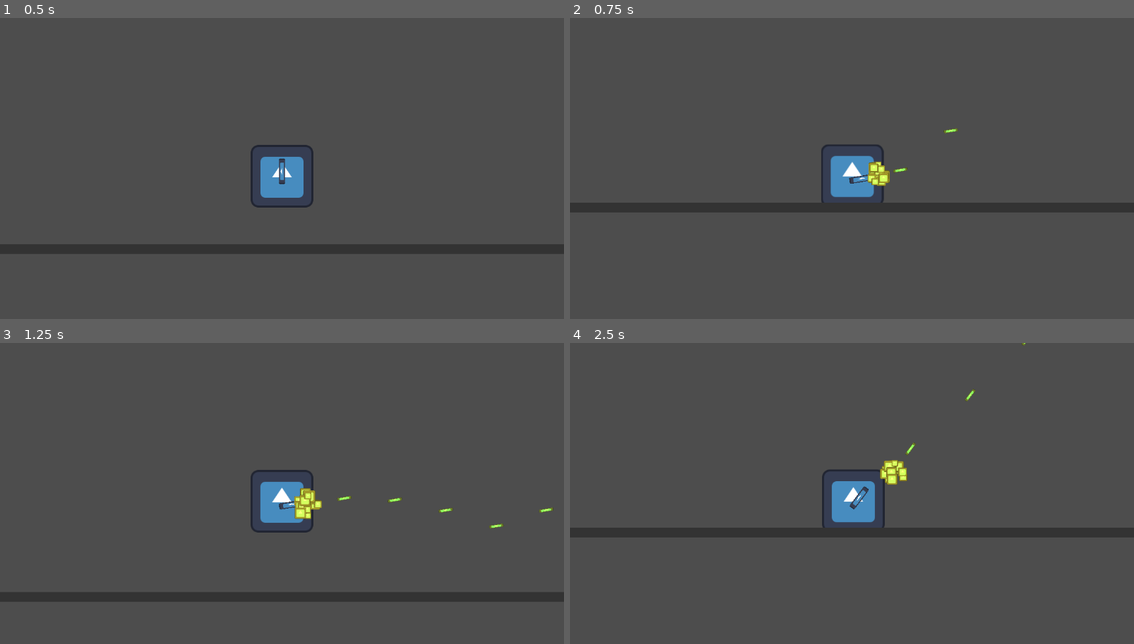
Above: before the commit, frames 1-4 (two rows, left to right).
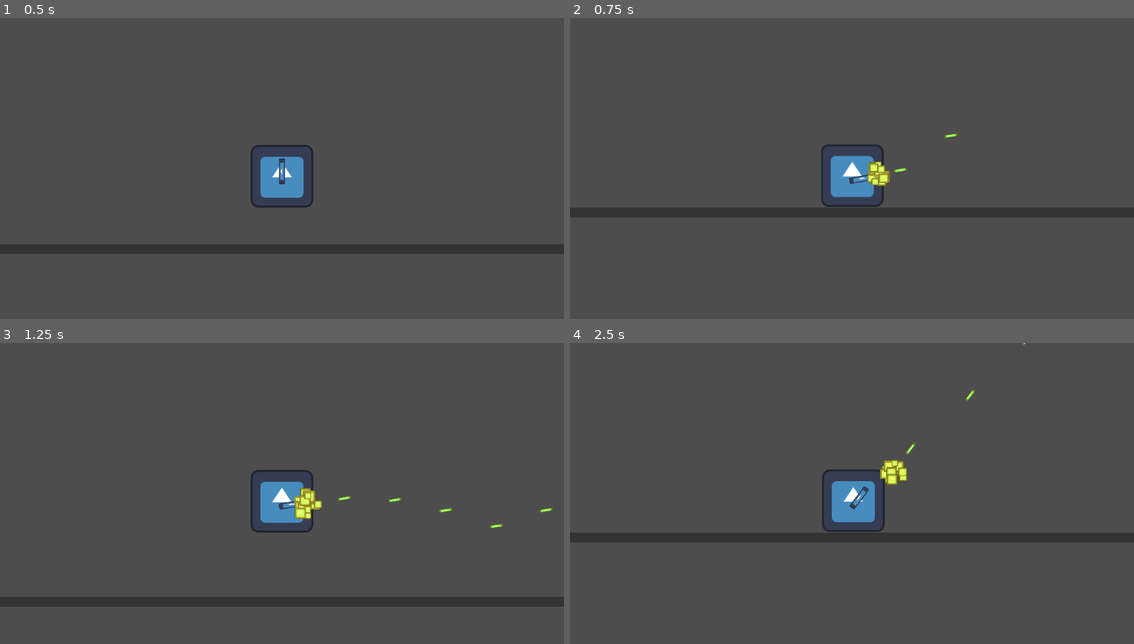
Above: after the commit, the same moments.

Repository: Viet-6/test-pcaF
Game: Godot game, scene res://scenes/levels/test_level.tscn
Same seed, same stepped clock (60 frames per second), same inputs: the game is played once before the commit and once after it. The engine's default icon, where the game draws it, is replaced by a stand-in: a white triangle on a blue panel in a dark square.
Inputs (mouse positions are in pixels of both pictures, inside the frame that each line leads up to):
- Up to frame 1 (0.5 s): no input
- Up to frame 2 (0.75 s): move the mouse to (976, 159) at 0.52 s; press the mouse at (976, 159) at 0.53 s; hold D (move_right) from 0.53 s (still down)
- Up to frame 3 (1.25 s): keep holding D (move_right); tap Space (jump) at 0.77 s
- Up to frame 4 (2.5 s): move the mouse to (739, 517) at 1.27 s; release the mouse at (739, 517) at 1.28 s; click (739, 517) at 1.35 s; tap Space (jump) at 1.52 s; move the mouse to (908, 430) at 2.02 s; release D (move_right) at 2.03 s; press the mouse at (908, 430) at 2.03 s; hold A (move_left) from 2.03 s (still down)

Frame 1 is identical in both runs. In frame 2, 3.0% of the frame differs, in the area x 0-100%, y 36-67%; in frame 3, 2.8%; in frame 4, 3.0%.

Commit message:
fix combat issue #7

Diff:
--- a/scenes/levels/test_level.tscn
+++ b/scenes/levels/test_level.tscn
@@ -4,7 +4,8 @@
 [ext_resource type="Script" path="res://scripts/camera_shake.gd" id="2_camera"]
 [ext_resource type="Script" path="res://scripts/input_setup.gd" id="3_setup"]
 
-[sub_resource type="WorldBoundaryShape2D" id="WorldBoundaryShape2D_1"]
+[sub_resource type="RectangleShape2D" id="RectangleShape2D_1"]
+size = Vector2(2000, 20)
 
 [node name="TestLevel" type="Node2D"]
 script = ExtResource("3_setup")
@@ -19,7 +20,7 @@
 position = Vector2(576, 600)
 
 [node name="CollisionShape2D" type="CollisionShape2D" parent="Floor"]
-shape = SubResource("WorldBoundaryShape2D_1")
+shape = SubResource("RectangleShape2D_1")
 
 [node name="ColorRect" type="ColorRect" parent="Floor"]
 anchors_preset = 8
--- a/scripts/player.gd
+++ b/scripts/player.gd
@@ -66,3 +66,5 @@
 			$Weapon.shoot()
 
 	move_and_slide()
+	if direction != 0:
+		print("Pos: ", global_position, " Vel: ", velocity)
